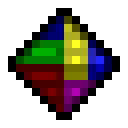
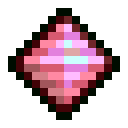
Layer changes from the first w=128, h=128 image to the second:
added layer "petports_module_bigbrain.png" above "lavablock" over (x1=8, y1=8, x2=120, y2=120)
hid group "Layer Group #1" (7 layers) over (x1=8, y1=8, x2=120, y2=120)
